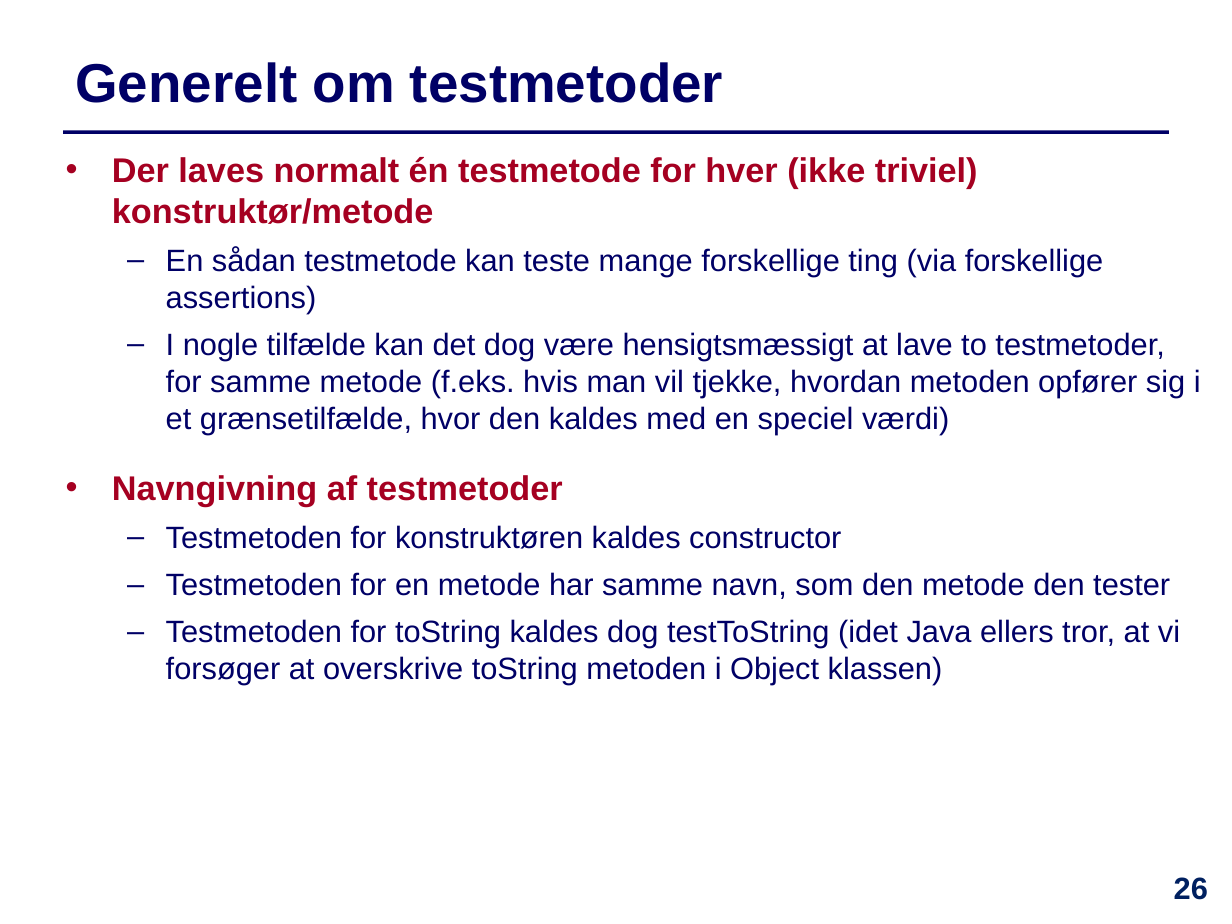
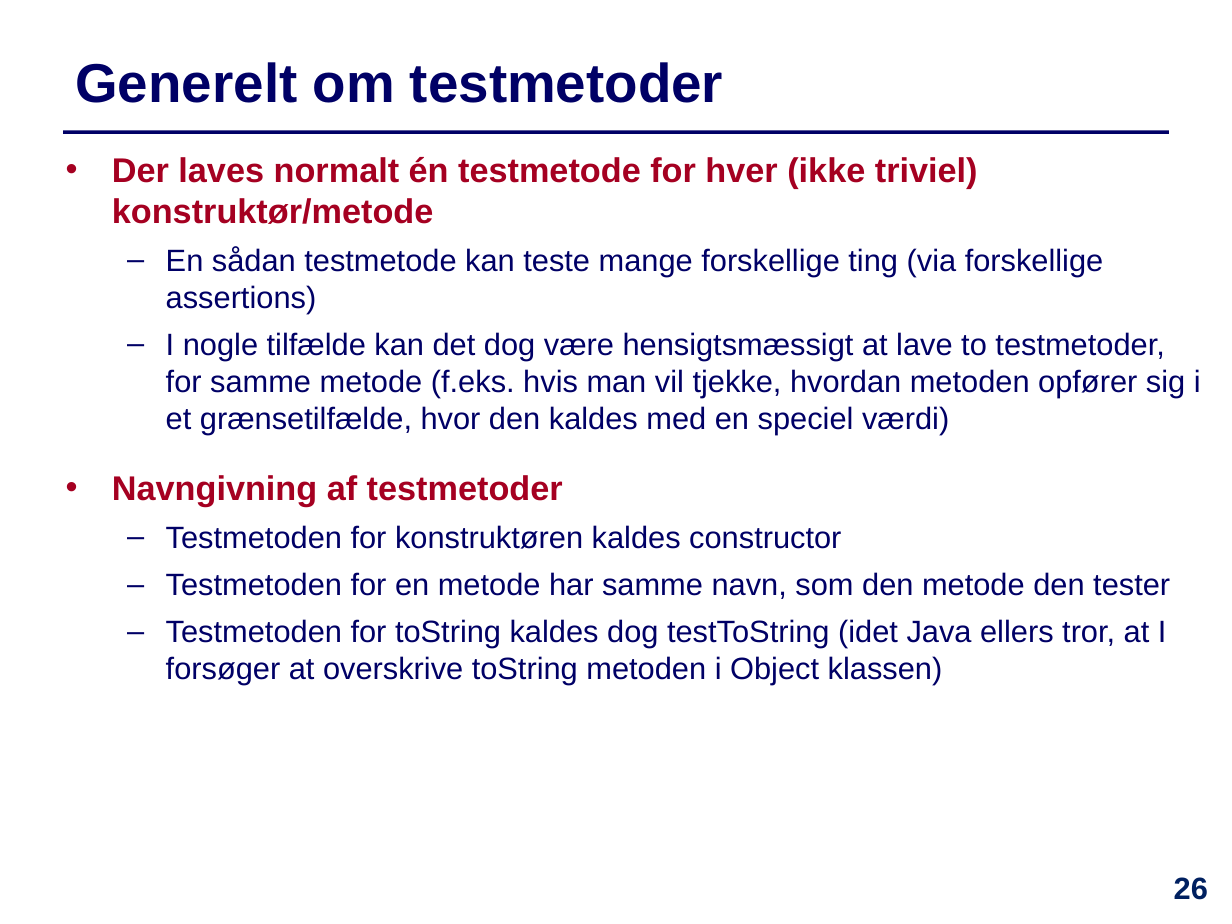
Before and after one commit to IntProgAU/Materiale, a slide deck: slide 26 of web/e23/uge_12/Slides-Uge12.pptx. Drawn at 1232x924 pixels with LibreOffice and Linux fonts; fonts in the diff are those of the drawing. Boxes give left, top, right and bottom in pixels: in the first picture for what was removed or moved away, otherwise in the second. Text is boxed around its words. In the diff, an @@ line names an element or a change of style, - is before the commit and + after.

```diff
--- a/web/e23/uge_12/Slides-Uge12.pptx
+++ b/web/e23/uge_12/Slides-Uge12.pptx
@@ text at [166, 619, 1167, 685]: text changed @@
-  – Testmetoden for toString kaldes dog testToString (idet Java ellers tror, at vi forsøger at overskrive toString metoden i Object klassen)
+  – Testmetoden for toString kaldes dog testToString (idet Java ellers tror, at I forsøger at overskrive toString metoden i Object klassen)
```
Also in this commit, not shown: 11 other slides changed, 1 other file.
